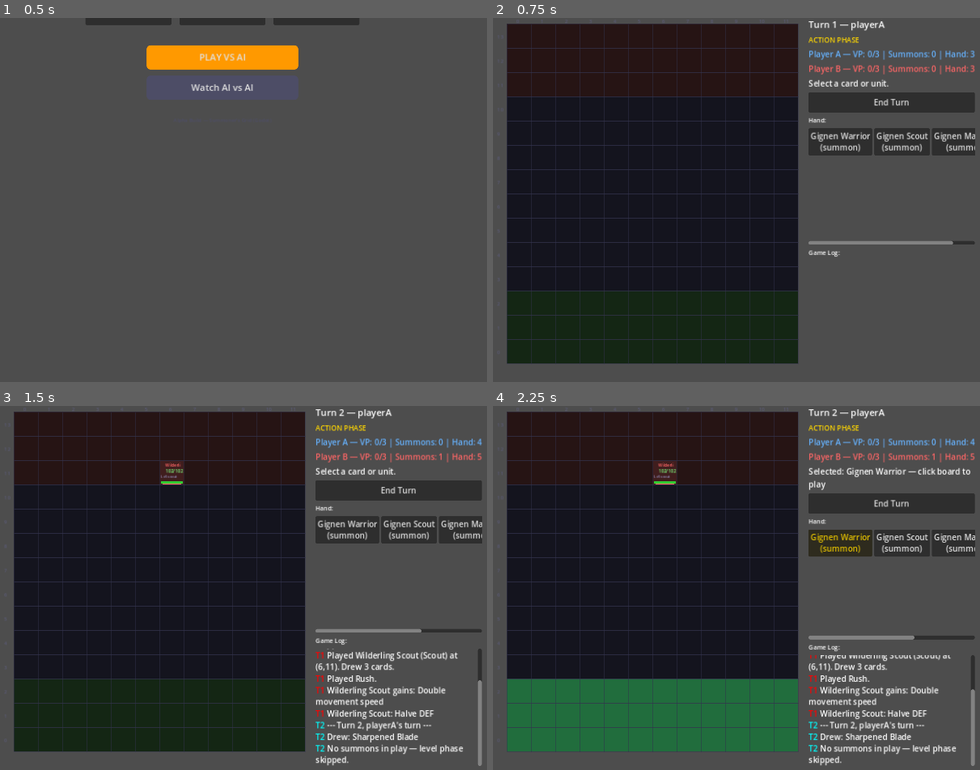
Above: before the commit, frames 1-4 (two rows, left to right).
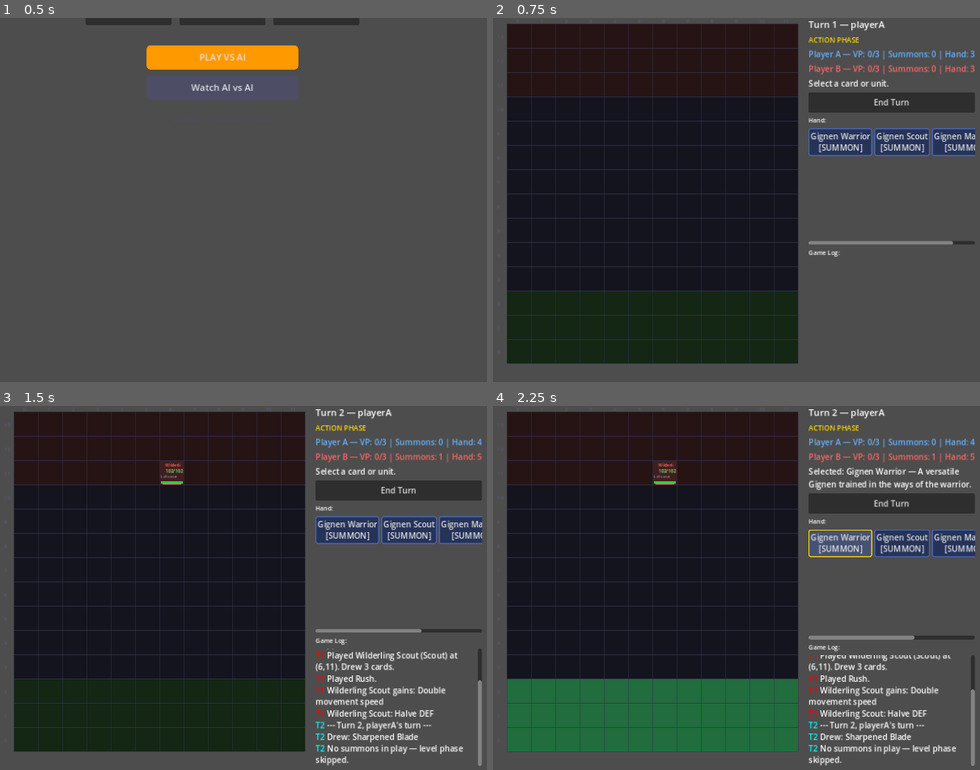
Above: after the commit, the same moments.

Repository: look-itsaxiom/summoners-grid
Game: Godot game, scene res://scenes/menu.tscn
Two runs of this game, one before a commit and one after it. Both use one fixed random seed, a clock stepped at 60 frames per second and the inputs below.
Inputs (mouse positions are in pixels of both pictures, inside the frame that each line leads up to):
- Up to frame 1 (0.5 s): no input
- Up to frame 2 (0.75 s): click "Watch AI vs AI" at 0.5 s
- Up to frame 3 (1.5 s): click "End Turn" at 1.25 s
- Up to frame 4 (2.25 s): click (838, 529) at 2 s, where only the run before the commit has a clickable "Gignen Warrior (summon)"

Frame 1 is identical in both runs. In frame 2, 2.4% of the frame differs, in the area x 64-100%, y 30-38%; in frame 3, 2.4%; in frame 4, 2.9%, in the area x 64-100%, y 16-42%.

Commit message:
feat: action card targeting + styled hand display
Card play flow now complete for human player:
- Select action card → valid targets highlight on board
- Click ally summon for heal/buff, enemy summon for damage
- Target type validation (ally_summon, enemy_summon, any_summon)
- Quest cards target ally summons for level-up rewards
- Invalid target click shows feedback message

Hand display polish:
- Cards color-coded by type (blue=summon, orange=action, green=quest,
  purple=counter/reaction)
- Selected card has gold border + lighter background
- Target type shown on card ([ALLY SUMMON], [ENEMY SUMMON], etc.)
- Styled with StyleBoxFlat borders and hover states

Co-Authored-By: Claude Opus 4.6 (1M context) <noreply@anthropic.com>

Diff:
--- a/godot/scripts/ui/game_screen.gd
+++ b/godot/scripts/ui/game_screen.gd
@@ -155,13 +155,61 @@
 	var hand: Array = _gm.players[_gm.active_player]["hand"]
 	for i in range(hand.size()):
 		var card: Dictionary = hand[i]
+		var ct: String = card.get("card_type", "")
 		var btn := Button.new()
-		btn.text = "%s\n(%s)" % [card.get("name", "?"), card.get("card_type", "?")]
-		btn.custom_minimum_size = Vector2(100, 50)
+
+		# Card display text
+		var label_text: String = card.get("name", "?")
+		if ct == "summon":
+			label_text += "\n[SUMMON]"
+		elif ct == "action":
+			var target: String = card.get("target_type", "").replace("_", " ")
+			label_text += "\n[%s]" % target.to_upper()
+		elif ct == "quest":
+			label_text += "\n[QUEST]"
+		else:
+			label_text += "\n[%s]" % ct.to_upper()
+
+		btn.text = label_text
+		btn.custom_minimum_size = Vector2(110, 55)
 		btn.tooltip_text = card.get("description", card.get("name", ""))
 
+		# Color by type
+		var style := StyleBoxFlat.new()
+		style.corner_radius_top_left = 4
+		style.corner_radius_top_right = 4
+		style.corner_radius_bottom_left = 4
+		style.corner_radius_bottom_right = 4
+		style.content_margin_left = 4
+		style.content_margin_right = 4
+
+		if ct == "summon":
+			style.bg_color = Color(0.15, 0.2, 0.35)
+			style.border_color = Color(0.3, 0.4, 0.7)
+		elif ct == "action":
+			style.bg_color = Color(0.25, 0.15, 0.1)
+			style.border_color = Color(0.6, 0.4, 0.2)
+		elif ct == "quest":
+			style.bg_color = Color(0.15, 0.25, 0.15)
+			style.border_color = Color(0.3, 0.6, 0.3)
+		else:
+			style.bg_color = Color(0.2, 0.15, 0.25)
+			style.border_color = Color(0.5, 0.3, 0.6)
+
+		style.border_width_bottom = 2
+		style.border_width_top = 2
+		style.border_width_left = 2
+		style.border_width_right = 2
+
 		if i == selected_card_index:
-			btn.modulate = Color.GOLD
+			style.border_color = Color.GOLD
+			style.bg_color = style.bg_color.lightened(0.15)
+
+		btn.add_theme_stylebox_override("normal", style)
+
+		var hover_style: StyleBoxFlat = style.duplicate()
+		hover_style.bg_color = style.bg_color.lightened(0.1)
+		btn.add_theme_stylebox_override("hover", hover_style)
 
 		var idx := i
 		btn.pressed.connect(func(): _on_card_selected(idx))
@@ -177,11 +225,44 @@
 		var hand: Array = _gm.players[_gm.active_player]["hand"]
 		if selected_card_index < hand.size():
 			var card: Dictionary = hand[selected_card_index]
-			if card.get("card_type", "") == "summon":
+			var ct: String = card.get("card_type", "")
+
+			if ct == "summon":
 				_gm.play_summon(selected_card_index, pos)
 				selected_card_index = -1
 				board.clear_highlights()
 				_refresh_ui()
+				return
+
+			# Action/quest cards — find target summon at clicked position
+			if ct == "action" or ct == "quest":
+				var target_type: String = card.get("target_type", "")
+				for s in _gm.board_summons:
+					if s["position"] != pos:
+						continue
+					# Validate target type
+					var is_ally: bool = s["owner"] == _gm.active_player
+					var valid_target := false
+					if target_type == "ally_summon" and is_ally:
+						valid_target = true
+					elif target_type == "enemy_summon" and not is_ally:
+						valid_target = true
+					elif target_type == "any_summon":
+						valid_target = true
+					elif ct == "quest" and is_ally:
+						valid_target = true
+
+					if valid_target:
+						_gm.play_card(selected_card_index, [s["instance_id"]])
+						selected_card_index = -1
+						board.clear_highlights()
+						_refresh_ui()
+						return
+				# Clicked empty space with action card — deselect
+				selected_card_index = -1
+				board.clear_highlights()
+				status_label.text = "No valid target there. Select again."
+				_refresh_hand()
 				return
 
 	# If a unit is selected, try to move or attack
@@ -237,9 +318,27 @@
 	var hand: Array = _gm.players[_gm.active_player]["hand"]
 	if index < hand.size():
 		var card: Dictionary = hand[index]
-		status_label.text = "Selected: %s — click board to play" % card.get("name", "?")
-		if card.get("card_type", "") == "summon":
+		var ct: String = card.get("card_type", "")
+		var desc: String = card.get("description", card.get("name", "?"))
+		status_label.text = "Selected: %s — %s" % [card.get("name", "?"), desc]
+
+		if ct == "summon":
 			board.show_placements(_gm.get_valid_placements())
+		elif ct == "action" or ct == "quest":
+			# Highlight valid targets
+			var target_type: String = card.get("target_type", "")
+			var target_ids: Array[String] = []
+			for s in _gm.board_summons:
+				var is_ally: bool = s["owner"] == _gm.active_player
+				if target_type == "ally_summon" and is_ally:
+					target_ids.append(s["instance_id"])
+				elif target_type == "enemy_summon" and not is_ally:
+					target_ids.append(s["instance_id"])
+				elif target_type == "any_summon":
+					target_ids.append(s["instance_id"])
+				elif ct == "quest" and is_ally:
+					target_ids.append(s["instance_id"])
+			board.show_attacks(target_ids)  # Reuse attack highlight for targets
 
 	_refresh_hand()
 
